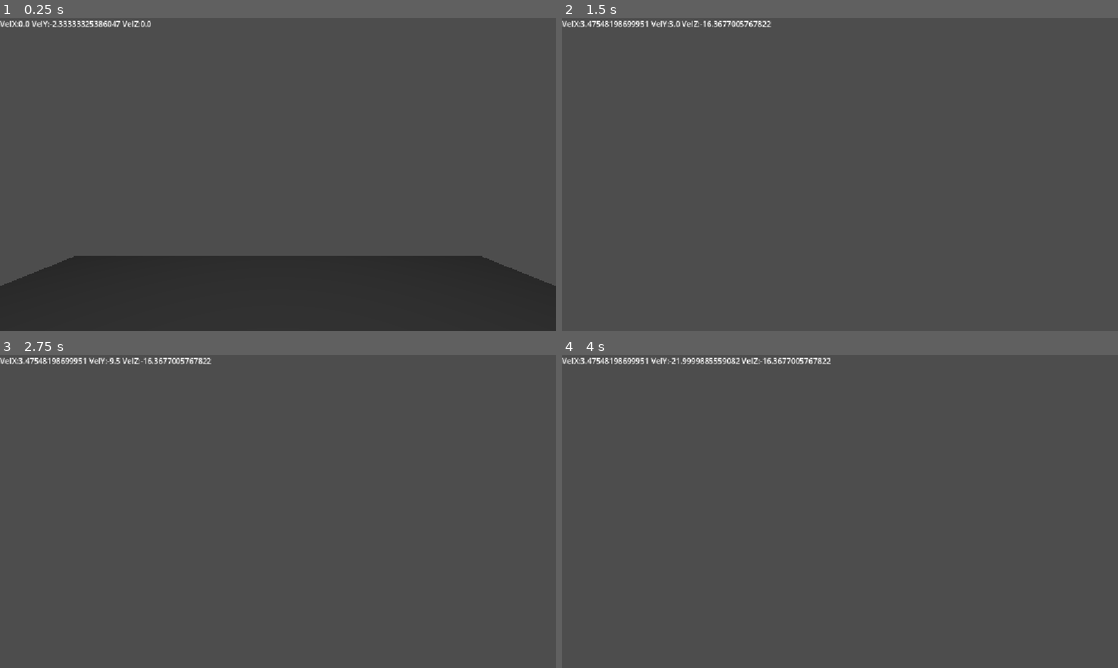
Above: before the commit, frames 1-4 (two rows, left to right).
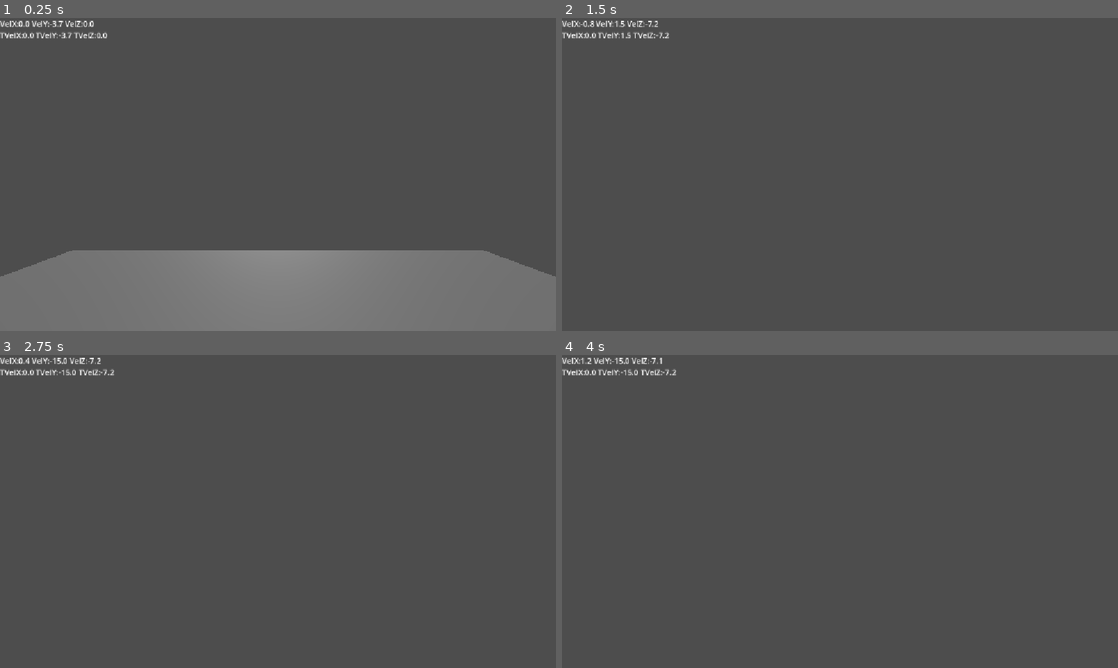
Above: after the commit, the same moments.

Repository: V3AI-Seven/processing-assignments-10
Game: Godot game, scene res://scenes/projects/time_trials.tscn
Same seed, same stepped clock (60 frames per second), same inputs: the game is played once before the commit and once after it. This scene is started directly instead of the project's main scene.
Inputs (mouse positions are in pixels of both pictures, inside the frame that each line leads up to):
- Up to frame 1 (0.25 s): no input
- Up to frame 2 (1.5 s): tap Enter at 0.5 s; move the mouse to (867, 174) at 0.52 s; hold Shift 0.53-1.28 s; hold W from 0.53 s (still down); tap Space at 0.77, 0.8, 1.07, 1.35 s; move the mouse to (812, 174) at 1.27 s
- Up to frame 3 (2.75 s): keep holding W; tap Space at 1.52, 1.82, 2.3 s; tap Shift at 1.55 s; move the mouse to (289, 505) at 2.02 s; hold Shift from 2.03 s (still down)
- Up to frame 4 (4 s): keep holding W; move the mouse to (834, 517) at 2.77 s; release Shift at 2.78 s; tap Shift at 2.85 s; tap Space at 3.02, 3.32 s; move the mouse to (878, 514) at 3.52 s; hold Space from 3.53 s (still down)

The runs differ from the first frame. In frame 1, 25% of the frame differs, in the area x 0-100%, y 0-100%; in frame 2, 0.7%; in frame 3, 0.6%; in frame 4, 0.8%.

Commit message:
continuing to move maintains movement now

Diff:
--- a/scenes/projects/time_trials.tscn
+++ b/scenes/projects/time_trials.tscn
@@ -1,6 +1,8 @@
-[gd_scene load_steps=5 format=3 uid="uid://b7a6v8c4mmlb1"]
+[gd_scene load_steps=6 format=3 uid="uid://c4vm034v8x0b5"]
 
 [ext_resource type="Script" uid="uid://bi153785iu53y" path="res://scripts/TimeTrials/player.gd" id="1_mvp68"]
+
+[sub_resource type="CapsuleMesh" id="CapsuleMesh_mvp68"]
 
 [sub_resource type="CapsuleShape3D" id="CapsuleShape3D_yb1jc"]
 
@@ -16,6 +18,9 @@
 transform = Transform3D(1, 0, 0, 0, 1, 0, 0, 0, 1, 0, 2, 0)
 script = ExtResource("1_mvp68")
 
+[node name="MeshInstance3D" type="MeshInstance3D" parent="Player"]
+mesh = SubResource("CapsuleMesh_mvp68")
+
 [node name="CollisionShape3D" type="CollisionShape3D" parent="Player"]
 shape = SubResource("CapsuleShape3D_yb1jc")
 
@@ -30,6 +35,12 @@
 offset_bottom = 23.0
 text = "VelX:0 VelY:0 VelZ:0"
 
+[node name="TargetVelocityDebug" type="Label" parent="Player/CameraAnchor/Camera3D"]
+offset_top = 24.0
+offset_right = 149.0
+offset_bottom = 47.0
+text = "TVelX:0 TVelY:0 TVelZ:0"
+
 [node name="Floor" type="StaticBody3D" parent="."]
 
 [node name="CollisionShape3D" type="CollisionShape3D" parent="Floor"]
@@ -40,6 +51,6 @@
 transform = Transform3D(1, 0, 0, 0, 1, 0, 0, 0, 1, 0, 0, 19)
 mesh = SubResource("BoxMesh_yb1jc")
 
-[node name="Sun" type="OmniLight3D" parent="."]
-transform = Transform3D(1, 0, 0, 0, 1, 0, 0, 0, 1, 0, 9, 0)
-omni_range = 76.0
+[node name="Sun" type="DirectionalLight3D" parent="."]
+transform = Transform3D(1, 0, 0, 0, -0.8660254, 0.50000006, 0, -0.50000006, -0.8660254, 0, 14, -22)
+shadow_enabled = true
--- a/scripts/TimeTrials/player.gd
+++ b/scripts/TimeTrials/player.gd
@@ -2,17 +2,22 @@
 
 const mouse_sensitivity = 0.002
 
-const sprint_speed = 15 # running speed
-const move_speed = 10 #not running speed
+const sprint_acceleration = 1.5 # running acceleration in m/s
 
-const air_sprint_speed = 25 # running speed
-const air_move_speed = 20 #not running speed
+const air_sprint_speed = 1.5 # running speed in m/s
 
-const jump_velocity = 10
-const gravity = 10 #in m/s
+const jump_velocity = 10 #no clue what this is measured in or why this seems good
+const gravity = 15 #in m/s
+
+var max_sprint_speed = 5 # in m/s
 
 var target_velocity = Vector3.ZERO
 var world_target_velocity = Vector3.ZERO
+
+var velocity_increase = Vector3.ZERO
+var single_velocity_multiplier = 1 #multiplier to increase velocity
+var different_velocity_multiplier = 1 #multiplier to increase velocity on all three axes individually
+
 
 func _ready() -> void:
 	Input.mouse_mode = Input.MOUSE_MODE_CAPTURED
@@ -25,50 +30,83 @@
 		$CameraAnchor/Camera3D.rotation.x = clampf($CameraAnchor/Camera3D.rotation.x, -deg_to_rad(70), deg_to_rad(70))
 
 func update_velocity_feed() -> void:
-	var velX = velocity.x
-	var velY = velocity.y
-	var velZ = velocity.z
+	#actual velocities
+	var velX = snapped(velocity.x,0.1)
+	var velY = snapped(velocity.y,0.1)
+	var velZ = snapped(velocity.z,0.1)
 	$CameraAnchor/Camera3D/VelocityDebug.text = "VelX:"+str(velX)+" VelY:"+str(velY)+" VelZ:"+str(velZ)
 
-func _physics_process(delta: float) -> void:
+	#target velocities
+	var target_velX = snapped(target_velocity.x,0.1)
+	var target_velY = snapped(target_velocity.y,0.1)
+	var target_velZ = snapped(target_velocity.z,0.1)
+	$CameraAnchor/Camera3D/TargetVelocityDebug.text = "TVelX:"+str(target_velX)+" TVelY:"+str(target_velY)+" TVelZ:"+str(target_velZ)
+
+func add_velocity(added_velocity:Vector3) -> void: #function to be called by other things, to add or remove velocity
+	velocity_increase = added_velocity
+
+func multiply_all_velocity(multiplier:float) -> void: #function to be called by other things and here, to mutliply velocity
+	print("Velocity multiplier called, mutliplying by "+str(multiplier)+" at the end of the current physics frame")
+	single_velocity_multiplier = multiplier
+
+func _physics_process(delta: float) -> void: #runs at a fixed rate, useful for physics based things like movement, you then multiply by delta, which is the time between ticks(updates)
+
+	var target_acceleration = Vector3.ZERO
+	var applied_acceleration = sprint_acceleration #speed that is applied to the player when they are moving
+
+	#gravity handling
+	if target_velocity.y > -gravity and not is_on_floor():
+		target_velocity.y -= gravity * delta
+	elif is_on_floor():
+		target_velocity.y = 0
+
+	if Input.is_key_pressed(KEY_SPACE) and is_on_floor(): #jumping
+		target_velocity.y += jump_velocity
+		multiply_all_velocity(1.2)
+
+	if not is_on_floor(): #mid air movement
+		applied_acceleration = 2 #m/s
+
+	#movement
+	if Input.is_key_pressed(KEY_W):
+		target_acceleration.z -= applied_acceleration
+	if Input.is_key_pressed(KEY_S):
+		target_acceleration.z += applied_acceleration
+	if Input.is_key_pressed(KEY_A):
+		target_acceleration.x -= applied_acceleration
+	if Input.is_key_pressed(KEY_D):
+		target_acceleration.x += applied_acceleration
+
+	#z axis movement application, caps running speed to not add speed if we are more than the max speed
+	if abs(target_velocity.z) < max_sprint_speed or sign(target_acceleration.z) != sign(target_velocity.z):
+		print("currently accelerating")
+		target_velocity.z += target_acceleration.z
+		#target_velocity.z = clampf(target_velocity.z,-max_sprint_speed,max_spr8int_speed)
+
+	#x axis movement application, caps running speed to not add speed if we are more than the max speed
+	if abs(target_velocity.x) < max_sprint_speed or sign(target_acceleration.x) != sign(target_velocity.x):
+		print("currently accelerating")
+		target_velocity.x += target_acceleration.x
+		#target_velocity.x = clampf(target_velocity.x,-max_sprint_speed,max_sprint_speed)
+
+	#natural deceleration
+	if not (Input.is_key_pressed(KEY_W) or Input.is_key_pressed(KEY_S)) and is_on_floor():
+		target_velocity.z = lerpf(target_velocity.z,0,0.5)
+	if not (Input.is_key_pressed(KEY_A) or Input.is_key_pressed(KEY_D)) and is_on_floor():
+		target_velocity.x = lerpf(target_velocity.x,0,0.5)
+
+	if single_velocity_multiplier != 1: #adds velocity mutliplier
+		print("Multiplying velocity by "+str(single_velocity_multiplier))
+		target_velocity *= single_velocity_multiplier
+		print("New velocity will be "+str(target_velocity))
+		single_velocity_multiplier = 1
+
+	if velocity_increase != Vector3.ZERO: #adds velocity
+		target_velocity += velocity_increase
+		velocity_increase = Vector3.ZERO
+
+	velocity = target_velocity
+	velocity = velocity.rotated(Vector3.UP,rotation.y)
+
 	update_velocity_feed()
-
-	var applied_speed = move_speed
-	#target_velocity = Vector3.ZERO
-	world_target_velocity = Vector3.ZERO
-
-
-	if Input.is_key_pressed(KEY_SPACE) and is_on_floor(): #jumpinh
-		velocity.y += jump_velocity
-
-	if Input.is_key_pressed(KEY_SHIFT): #sprinting
-		applied_speed = sprint_speed
-
-	if not is_on_floor():
-		applied_speed = 2 #m/s
-
-	if Input.is_key_pressed(KEY_W) and abs(velocity.z) < applied_speed:
-		target_velocity.z -= applied_speed
-	if Input.is_key_pressed(KEY_S) and abs(velocity.z) < applied_speed:
-		target_velocity.z += applied_speed
-	if Input.is_key_pressed(KEY_A) and abs(velocity.x) < applied_speed:
-		target_velocity.x -= applied_speed
-	if Input.is_key_pressed(KEY_D) and abs(velocity.x) < applied_speed:
-		target_velocity.x += applied_speed
-
-
-	world_target_velocity += target_velocity.rotated(Vector3.UP, rotation.y)
-
-	#nice, smooth stop
-	if not (Input.is_key_pressed(KEY_W) or Input.is_key_pressed(KEY_S) or Input.is_key_pressed(KEY_A) or Input.is_key_pressed(KEY_D)):
-		if is_on_floor():
-			world_target_velocity.x = lerpf(target_velocity.x,0,0.5)
-			world_target_velocity.y = lerpf(target_velocity.y,0,0.5)
-
-	if abs(velocity.x) < applied_speed:
-		velocity.x += world_target_velocity.x * delta
-	if abs(velocity.z) < applied_speed:
-		velocity.z += world_target_velocity.z * delta
-
-	velocity.y -= gravity * delta
 	move_and_slide()
